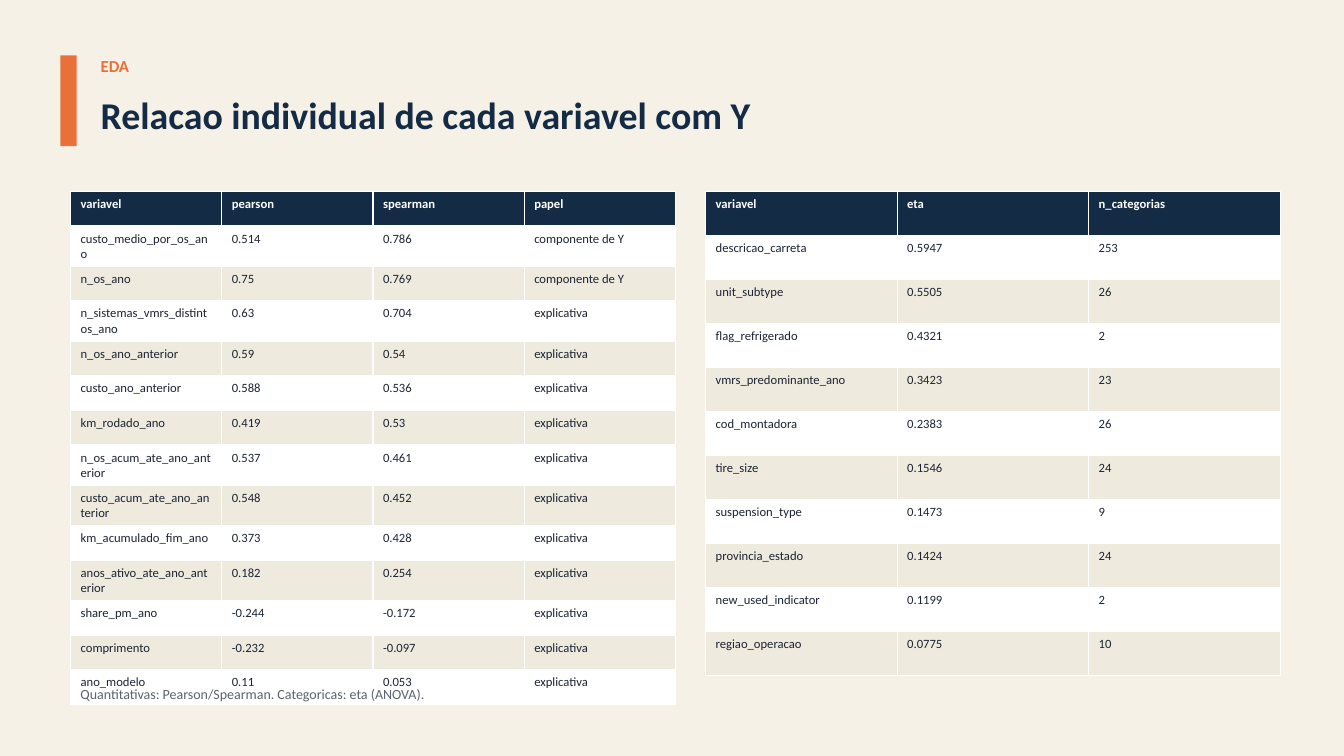
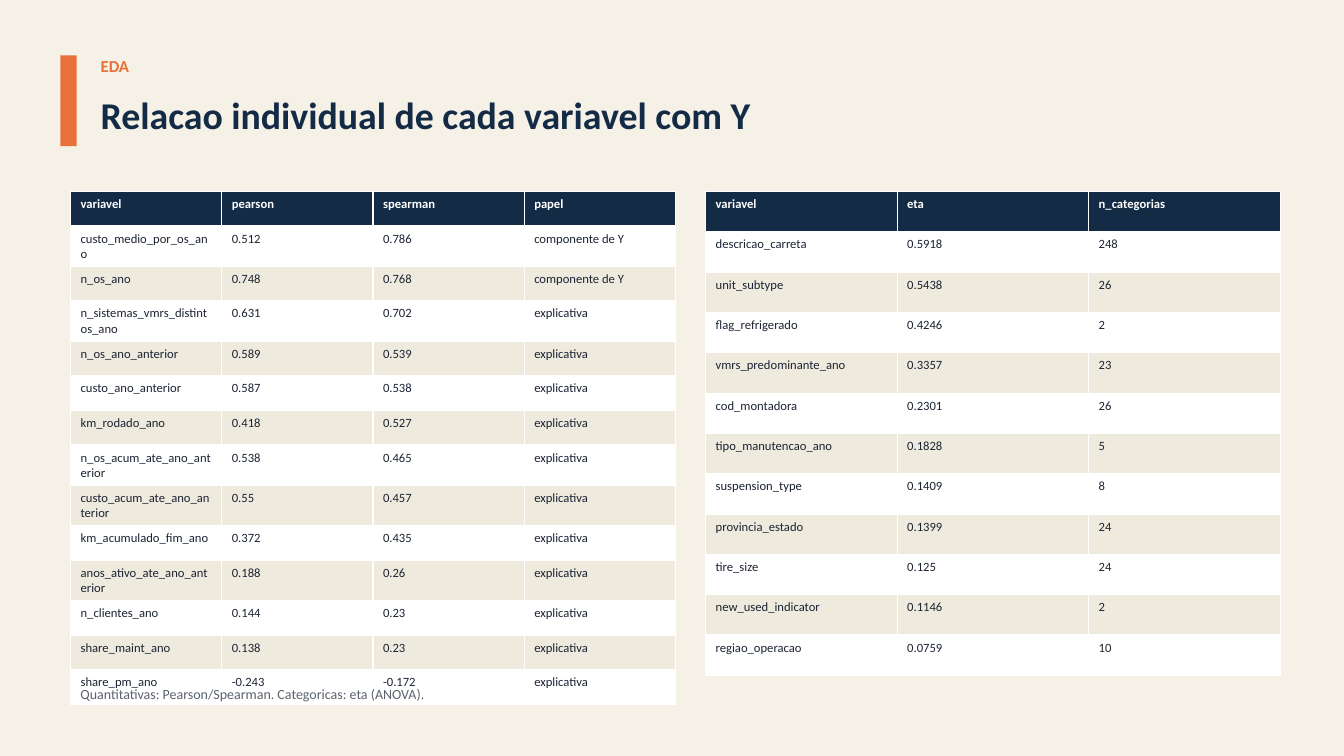
Before and after one commit to giovanicani/quatro_norte, a slide deck: slide 14 of docs/entregas/Apresentacao_QuatroNorte.pptx. Drawn at 1344x756 pixels with LibreOffice and Linux fonts; fonts in the diff are those of the drawing. Boxes give left, top, right and bottom in pixels: in the first picture for what was removed or moved away, otherwise in the second. Text is boxed around its words. In the diff, an @@ line names an element or a change of style, - is before the commit and + after.

```diff
--- a/docs/entregas/Apresentacao_QuatroNorte.pptx
+++ b/docs/entregas/Apresentacao_QuatroNorte.pptx
@@ table at bbox=[71, 192, 676, 694] @@
-row 2, column 2: 0.514
+row 2, column 2: 0.512
-row 3, column 2: 0.75
+row 3, column 2: 0.748
-row 3, column 3: 0.769
+row 3, column 3: 0.768
-row 4, column 2: 0.63
+row 4, column 2: 0.631
-row 4, column 3: 0.704
+row 4, column 3: 0.702
-row 5, column 2: 0.59
+row 5, column 2: 0.589
-row 5, column 3: 0.54
+row 5, column 3: 0.539
-row 6, column 2: 0.588
+row 6, column 2: 0.587
-row 6, column 3: 0.536
+row 6, column 3: 0.538
-row 7, column 2: 0.419
+row 7, column 2: 0.418
-row 7, column 3: 0.53
+row 7, column 3: 0.527
-row 8, column 2: 0.537
+row 8, column 2: 0.538
-row 8, column 3: 0.461
+row 8, column 3: 0.465
-row 9, column 2: 0.548
+row 9, column 2: 0.55
-row 9, column 3: 0.452
+row 9, column 3: 0.457
-row 10, column 2: 0.373
+row 10, column 2: 0.372
-row 10, column 3: 0.428
+row 10, column 3: 0.435
-row 11, column 2: 0.182
+row 11, column 2: 0.188
-row 11, column 3: 0.254
+row 11, column 3: 0.26
-row 12: share_pm_ano | -0.244 | -0.172 | explicativa
+row 12: n_clientes_ano | 0.144 | 0.23 | explicativa
-row 13: comprimento | -0.232 | -0.097 | explicativa
+row 13: share_maint_ano | 0.138 | 0.23 | explicativa
-row 14: ano_modelo | 0.11 | 0.053 | explicativa
+row 14: share_pm_ano | -0.243 | -0.172 | explicativa
@@ table at bbox=[706, 192, 1280, 676] @@
-row 2: descricao_carreta | 0.5947 | 253
-row 3: unit_subtype | 0.5505 | 26
-row 4: flag_refrigerado | 0.4321 | 2
-row 5: vmrs_predominante_ano | 0.3423 | 23
-row 6: cod_montadora | 0.2383 | 26
-row 7: tire_size | 0.1546 | 24
-row 8: suspension_type | 0.1473 | 9
-row 9: provincia_estado | 0.1424 | 24
-row 10: new_used_indicator | 0.1199 | 2
-row 11: regiao_operacao | 0.0775 | 10
+row 2: descricao_carreta | 0.5918 | 248
+row 3: unit_subtype | 0.5438 | 26
+row 4: flag_refrigerado | 0.4246 | 2
+row 5: vmrs_predominante_ano | 0.3357 | 23
+row 6: cod_montadora | 0.2301 | 26
+row 7: tipo_manutencao_ano | 0.1828 | 5
+row 8: suspension_type | 0.1409 | 8
+row 9: provincia_estado | 0.1399 | 24
+row 10: tire_size | 0.125 | 24
+row 11: new_used_indicator | 0.1146 | 2
+row 12: regiao_operacao | 0.0759 | 10
```
Also in this commit, not shown: 14 other slides changed, 11 other files.
